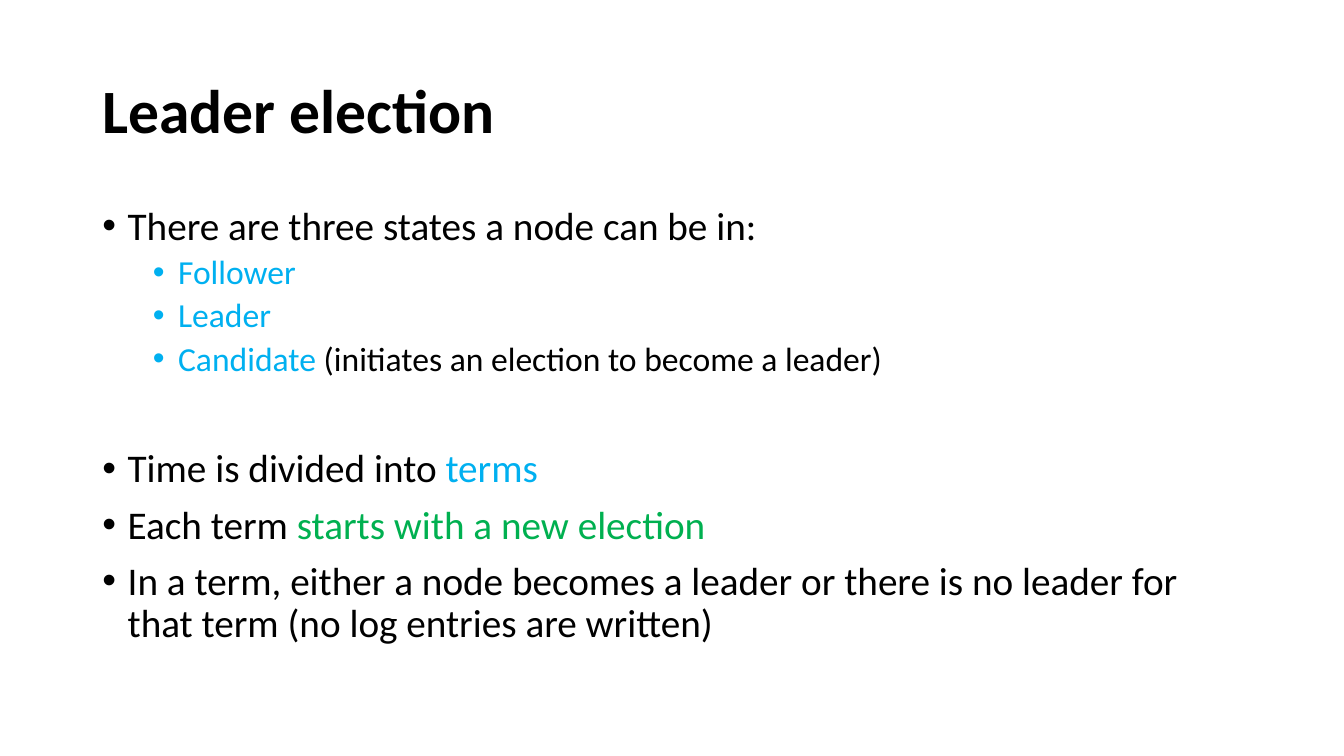
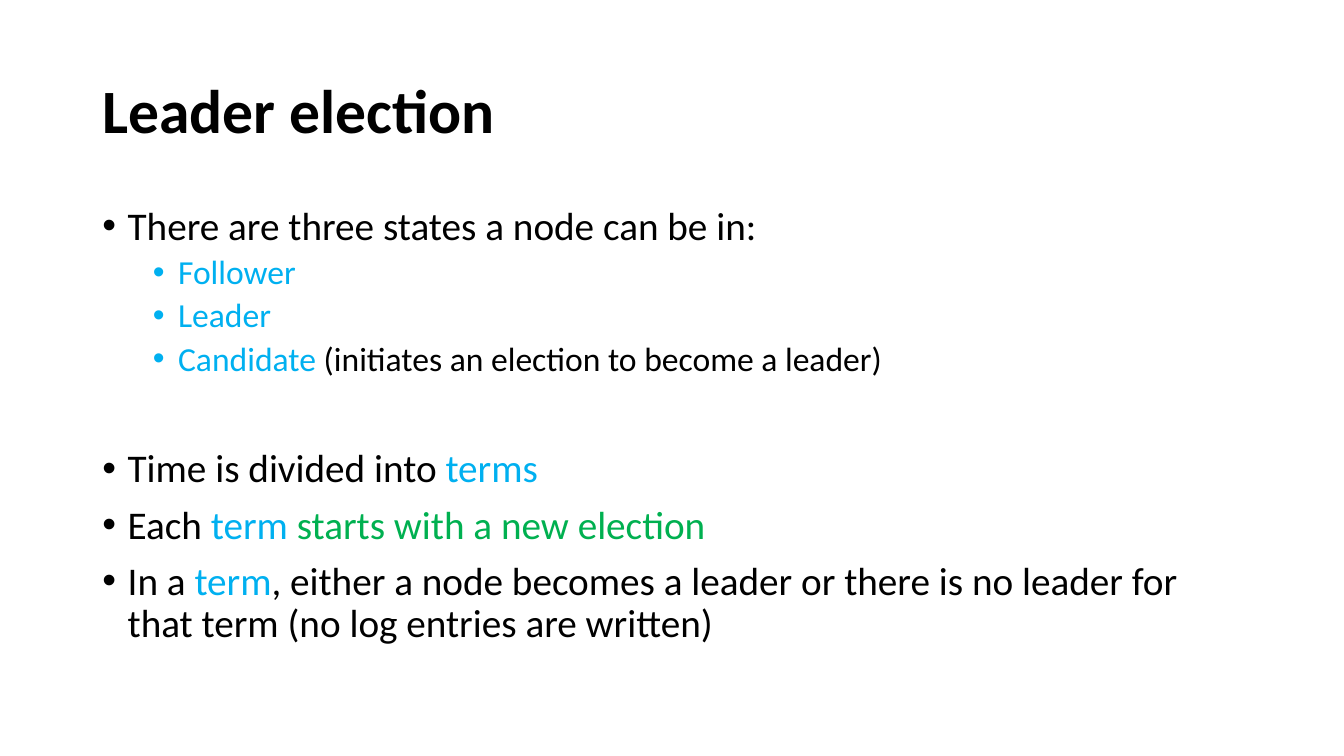
Before and after one commit to paulsaswata/public, a slide deck: slide 5 of The Raft Consensus Algorithm.pptx. Drawn at 1344x756 pixels with LibreOffice and Linux fonts; fonts in the diff are those of the drawing. Boxes give left, top, right and bottom in pixels: in the first picture for what was removed or moved away, otherwise in the second. Text is boxed around its words. In the diff, an @@ line names an element or a change of style, - is before the commit and + after.

```diff
--- a/The Raft Consensus Algorithm.pptx
+++ b/The Raft Consensus Algorithm.pptx
@@ text at (x1=128, y1=511, x2=1177, y2=644): text colour #000000 to #00B0F0 in "term", "term," @@
```
Also in this commit, not shown: 4 other slides changed, 4 slides added, 1 slide removed.
